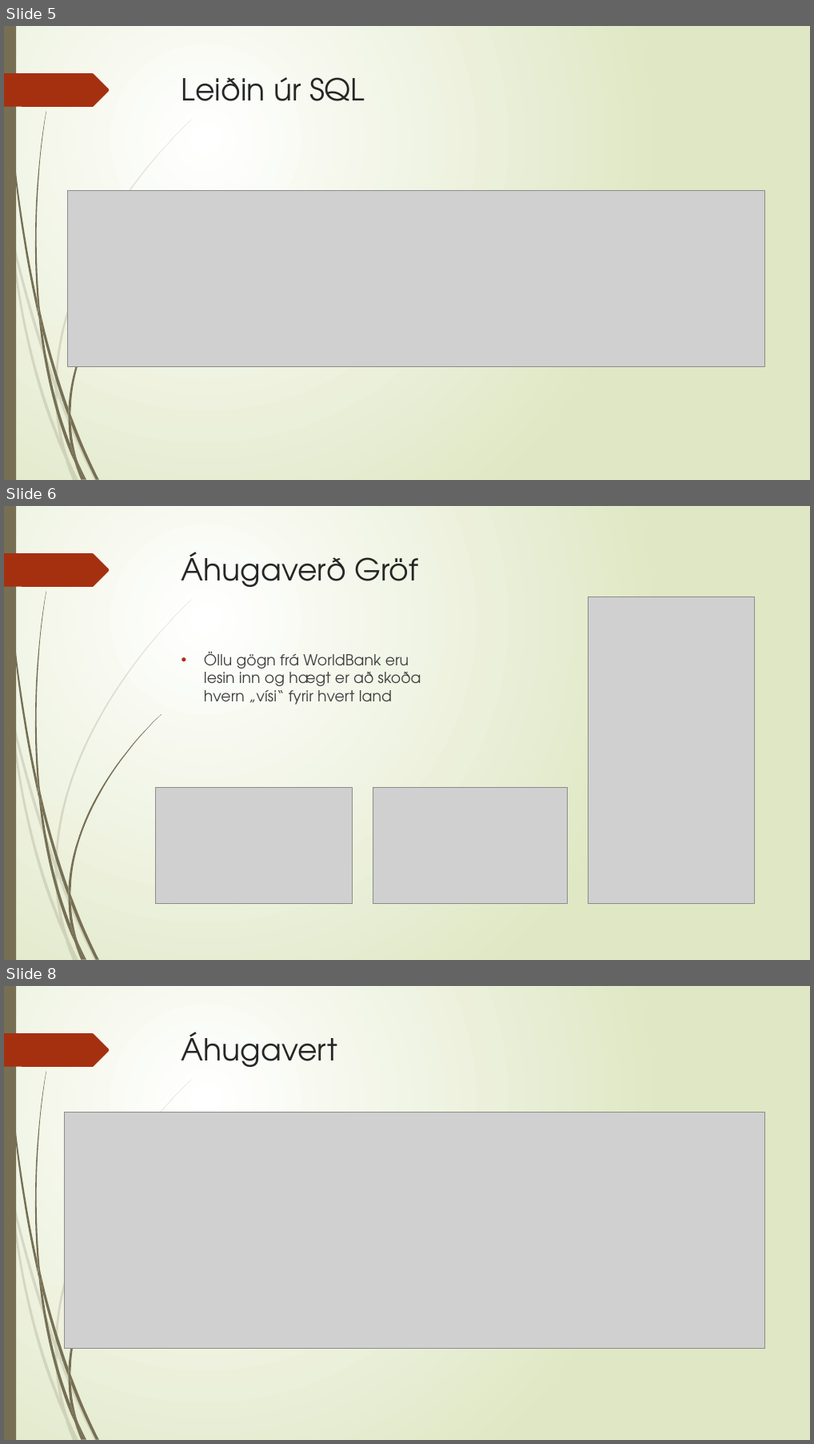
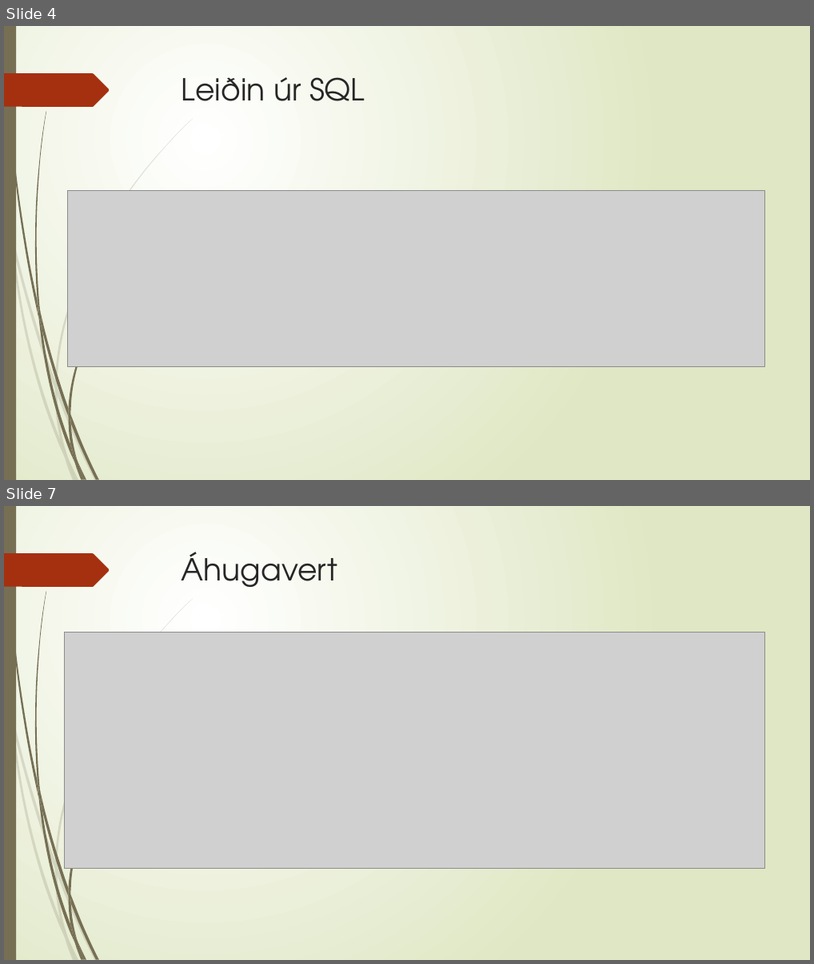
Before and after one commit to thortom/T-316-GAVI, a slide deck: Verkefni3/kynning/Kynning.pptx. Shown one above the other, each under a label of ours: slides 5, 6 and 8 before the commit, slides 4 and 7 after it; the slides between them are not shown. The pictures are 814x1444 and 814x964 pixels, drawn with LibreOffice and Linux fonts; fonts in the diff are those of the drawing; grey boxes stand for pictures. Boxes give left, top, right and bottom in pixels: in the first picture for what was removed or moved away, otherwise in the second. Text is boxed around its words. In the diff, an @@ line names an element or a change of style, - is before the commit and + after.

```diff
--- a/Verkefni3/kynning/Kynning.pptx
+++ b/Verkefni3/kynning/Kynning.pptx
@@ slide 6 removed at box(4, 506, 810, 960), background gradient #FFFFFF to #DFE8C4; not listed: 24 template elements that a slide beside it also shows @@
@@ title removed at box(182, 552, 418, 587) @@
-Áhugaverð Gröf
@@ picture removed at box(588, 596, 754, 903) @@
@@ text removed at box(204, 651, 422, 704) @@
-• Öllu gögn frá WorldBank eru lesin inn og hægt er að skoða hvern „vísi“ fyrir hvert land
@@ picture removed at box(156, 788, 353, 904) @@
@@ picture removed at box(373, 788, 567, 904) @@
@@ what was slide 5 is now slide 4 @@
@@ what was slide 8 is now slide 7 @@
```
Also in this commit, not shown: 3 slides changed, 2 slides added, 3 other slides removed.
